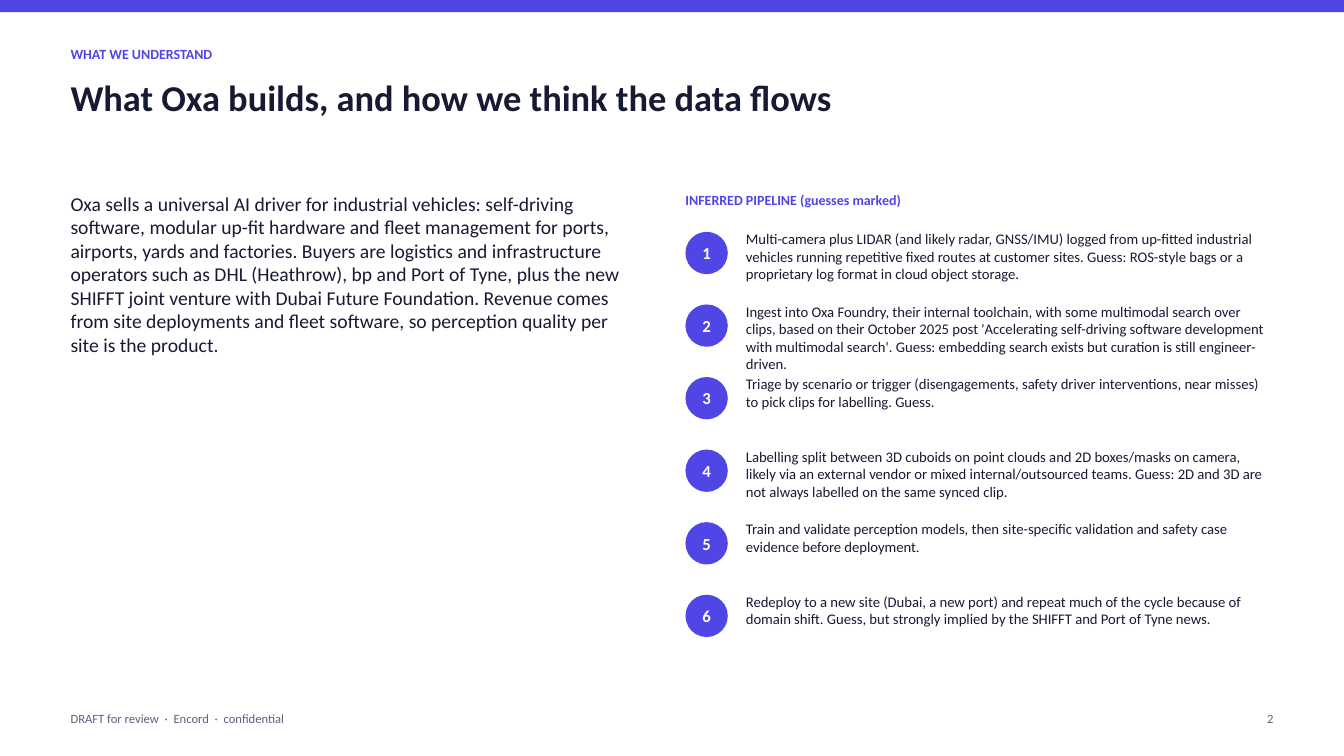
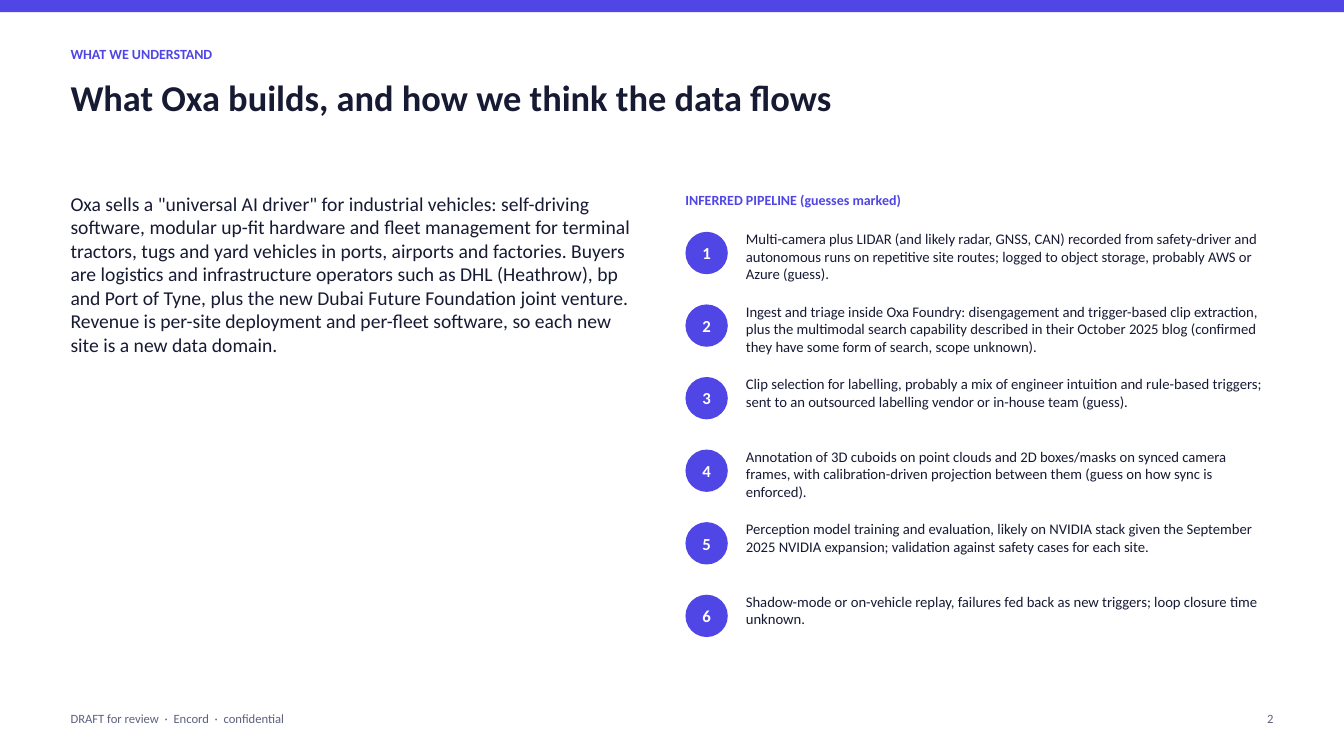
Before and after one commit to qaisak/signal-desk, a slide deck: slide 2 of docs/briefs/oxa.pptx. Drawn at 1344x756 pixels with LibreOffice and Linux fonts; fonts in the diff are those of the drawing. Boxes give left, top, right and bottom in pixels: in the first picture for what was removed or moved away, otherwise in the second. Text is boxed around its words. In the diff, an @@ line names an element or a change of style, - is before the commit and + after.

```diff
--- a/docs/briefs/oxa.pptx
+++ b/docs/briefs/oxa.pptx
@@ text at (x1=71, y1=197, x2=629, y2=352): text changed @@
-Oxa sells a universal AI driver for industrial vehicles: self-driving software, modular up-fit hardware and fleet management for ports, airports, yards and factories. Buyers are logistics and infrastructure operators such as DHL (Heathrow), bp and Port of Tyne, plus the new SHIFFT joint venture with Dubai Future Foundation. Revenue comes from site deployments and fleet software, so perception quality per site is the product.
+Oxa sells a "universal AI driver" for industrial vehicles: self-driving software, modular up-fit hardware and fleet management for terminal tractors, tugs and yard vehicles in ports, airports and factories. Buyers are logistics and infrastructure operators such as DHL (Heathrow), bp and Port of Tyne, plus the new Dubai Future Foundation joint venture. Revenue is per-site deployment and per-fleet software, so each new site is a new data domain.
@@ text at (x1=746, y1=233, x2=1256, y2=282): text changed @@
-Multi-camera plus LIDAR (and likely radar, GNSS/IMU) logged from up-fitted industrial vehicles running repetitive fixed routes at customer sites. Guess: ROS-style bags or a proprietary log format in cloud object storage.
+Multi-camera plus LIDAR (and likely radar, GNSS, CAN) recorded from safety-driver and autonomous runs on repetitive site routes; logged to object storage, probably AWS or Azure (guess).
@@ text at (x1=746, y1=306, x2=1257, y2=355): text changed @@
-Ingest into Oxa Foundry, their internal toolchain, with some multimodal search over clips, based on their October 2025 post 'Accelerating self-driving software development with multimodal search'. Guess: embedding search exists but curation is still engineer-driven.
+Ingest and triage inside Oxa Foundry: disengagement and trigger-based clip extraction, plus the multimodal search capability described in their October 2025 blog (confirmed they have some form of search, scope unknown).
@@ text at (x1=746, y1=378, x2=1262, y2=410): text changed @@
-Triage by scenario or trigger (disengagements, safety driver interventions, near misses) to pick clips for labelling. Guess.
+Clip selection for labelling, probably a mix of engineer intuition and rule-based triggers; sent to an outsourced labelling vendor or in-house team (guess).
@@ text at (x1=746, y1=451, x2=1226, y2=499): text changed @@
-Labelling split between 3D cuboids on point clouds and 2D boxes/masks on camera, likely via an external vendor or mixed internal/outsourced teams. Guess: 2D and 3D are not always labelled on the same synced clip.
+Annotation of 3D cuboids on point clouds and 2D boxes/masks on synced camera frames, with calibration-driven projection between them (guess on how sync is enforced).
@@ text at (x1=746, y1=523, x2=1252, y2=555): text changed @@
-Train and validate perception models, then site-specific validation and safety case evidence before deployment.
+Perception model training and evaluation, likely on NVIDIA stack given the September 2025 NVIDIA expansion; validation against safety cases for each site.
@@ text at (x1=746, y1=596, x2=1257, y2=624): text changed @@
-Redeploy to a new site (Dubai, a new port) and repeat much of the cycle because of domain shift. Guess, but strongly implied by the SHIFFT and Port of Tyne news.
+Shadow-mode or on-vehicle replay, failures fed back as new triggers; loop closure time unknown.
```
Also in this commit, not shown: 6 other slides changed, 9 other files.
